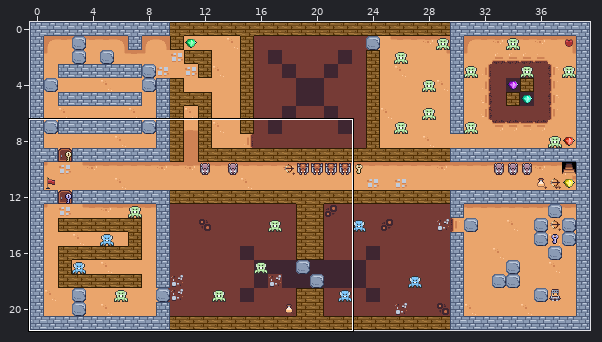
Tiled map: data/tmx/s01_level_03.tmx. Above: a wide view before the commit, with the close-up outlined.
Close-up. Before the commit:
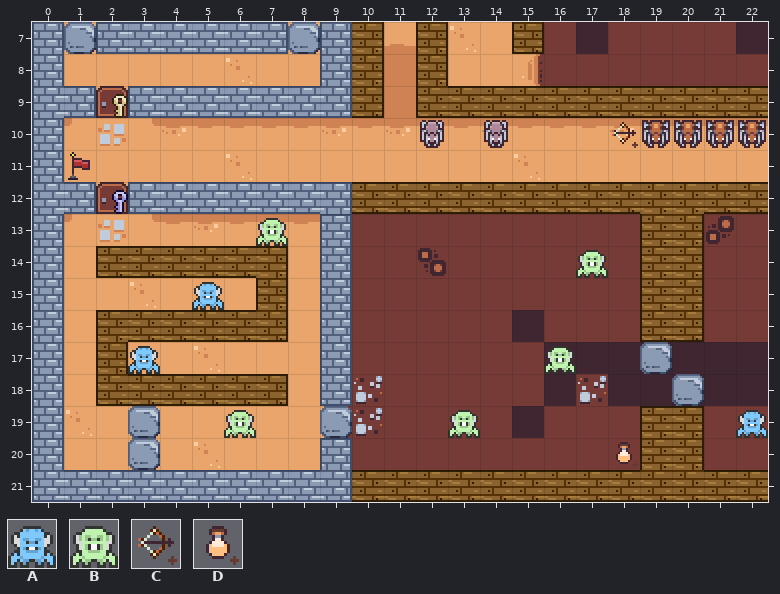
Cells are 16x16 px. Shown: x 0..22, y 7..21. The commit also changed other parts of the map, which this record leaves out.
Key: from "monster-enemy-blue": A 0; from "monster-enemy-green": B 0; from "powerup": C 1, D 4.
Objects are placed by their top-left corner, in cells (3,4 is the top-left corner of cell 3,4); size is 1x1 cell unless given.
Layers that did not change in this view are not listed.
Objects on layer "enemy/monster-enemy" before:
B "monster-enemy-green" at 7,13
B "monster-enemy-green" at 17,14
A "monster-enemy-blue" at 5,15
B "monster-enemy-green" at 16,17
A "monster-enemy-blue" at 3,17
A "monster-enemy-blue" at 22,19
B "monster-enemy-green" at 13,19
B "monster-enemy-green" at 6,19
Objects on layer "collectable/powerup" before:
C "powerup-bow" at 18,10
D "powerup-energy" at 18,20
And afterwards:
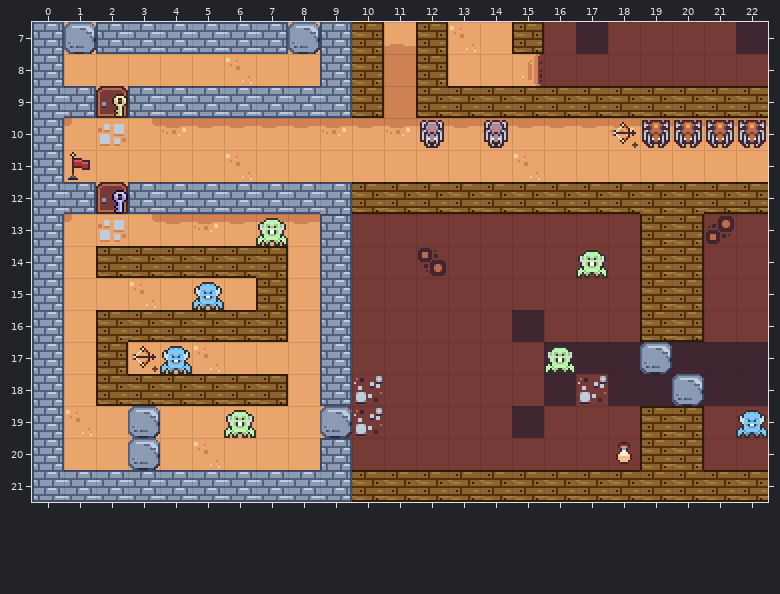
The edit:
Layer "enemy/monster-enemy":
changed: A "monster-enemy-blue" at 3,17 -> A "monster-enemy-blue" at 4,17
removed: B "monster-enemy-green" at 13,19
Layer "collectable/powerup":
added: C "powerup-bow" at 3,17
Pixel boxes of the changes (left, top, right, bottom) in both close-ups:
changed: (128, 346, 192, 374)
removed: (448, 410, 480, 438)
